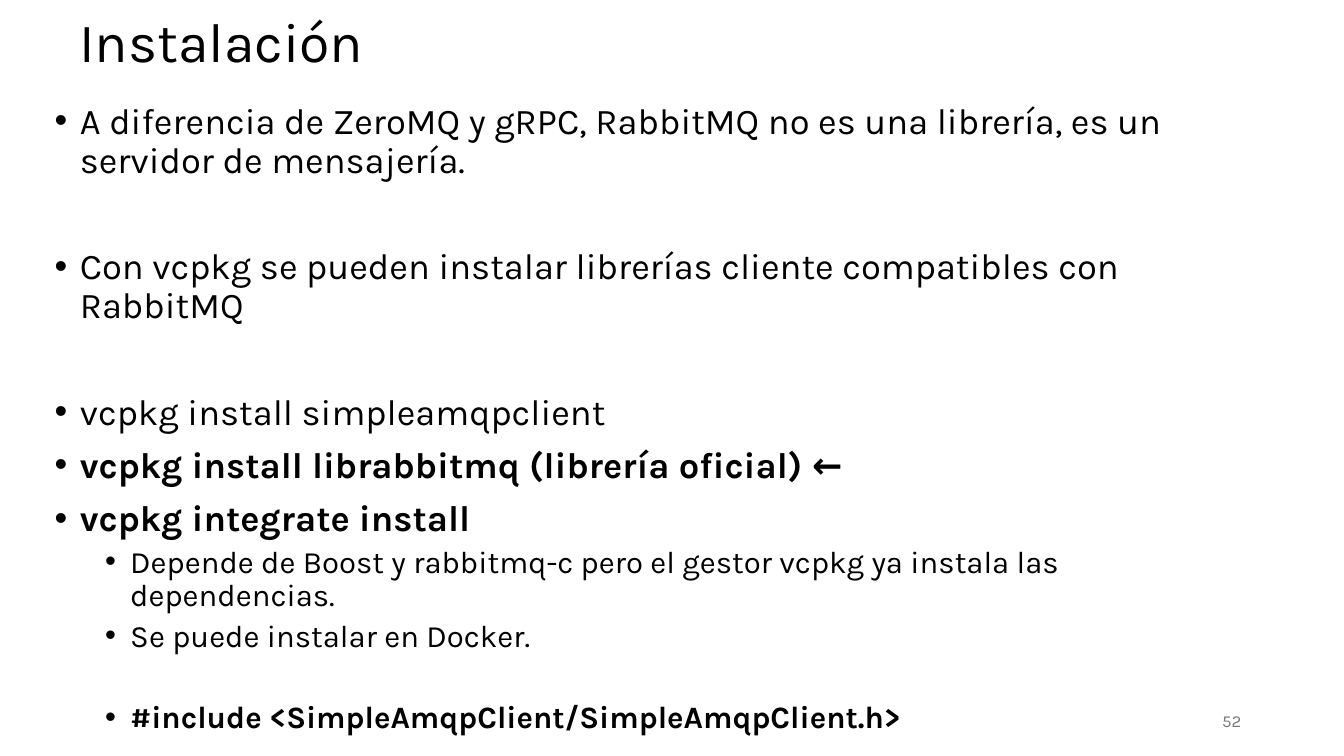
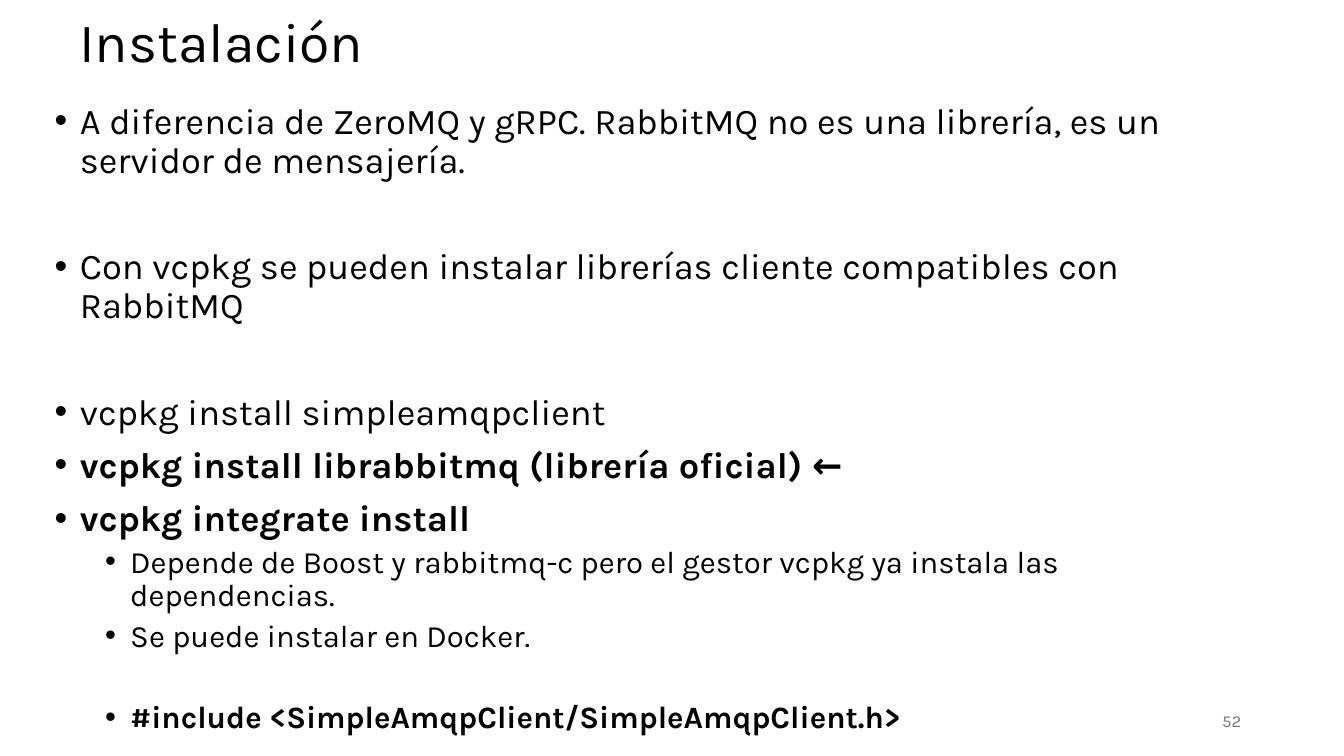
Before and after one commit to aldebarran22/CURSO_CPP_SERVICIOS_30H, a slide deck: slide 52 of doc/3_Comunicacion_microservicios_C++.pptx. Drawn at 1344x756 pixels with LibreOffice and Linux fonts; fonts in the diff are those of the drawing. Boxes give left, top, right and bottom in pixels: in the first picture for what was removed or moved away, otherwise in the second. Text is boxed around its words. In the diff, an @@ line names an element or a change of style, - is before the commit and + after.

```diff
--- a/doc/3_Comunicacion_microservicios_C++.pptx
+++ b/doc/3_Comunicacion_microservicios_C++.pptx
@@ text at (x1=80, y1=106, x2=1160, y2=182): text changed @@
-• A diferencia de ZeroMQ y gRPC, RabbitMQ no es una librería, es un servidor de mensajería.
+• A diferencia de ZeroMQ y gRPC. RabbitMQ no es una librería, es un servidor de mensajería.
```
Also in this commit, not shown: 1 other file.
